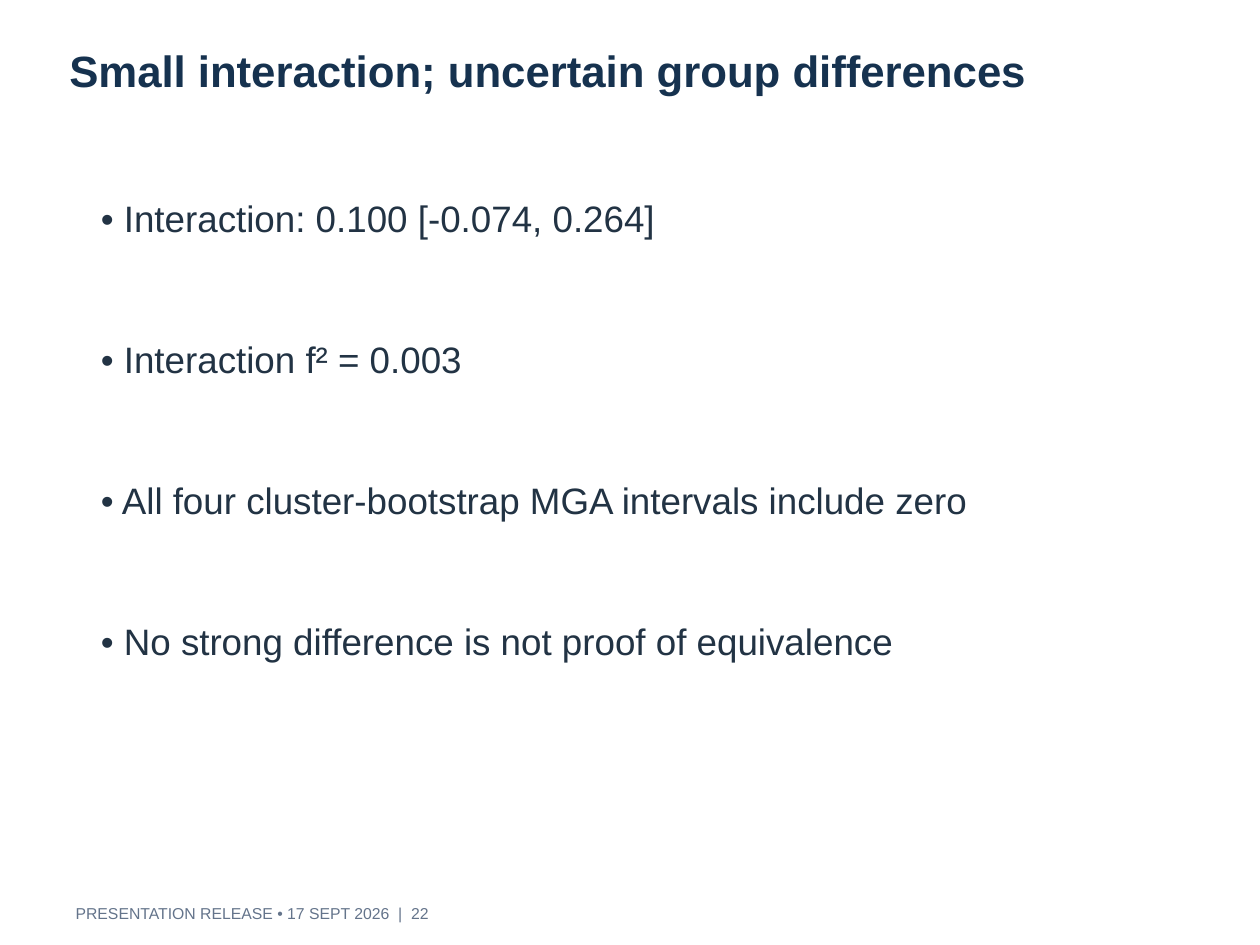
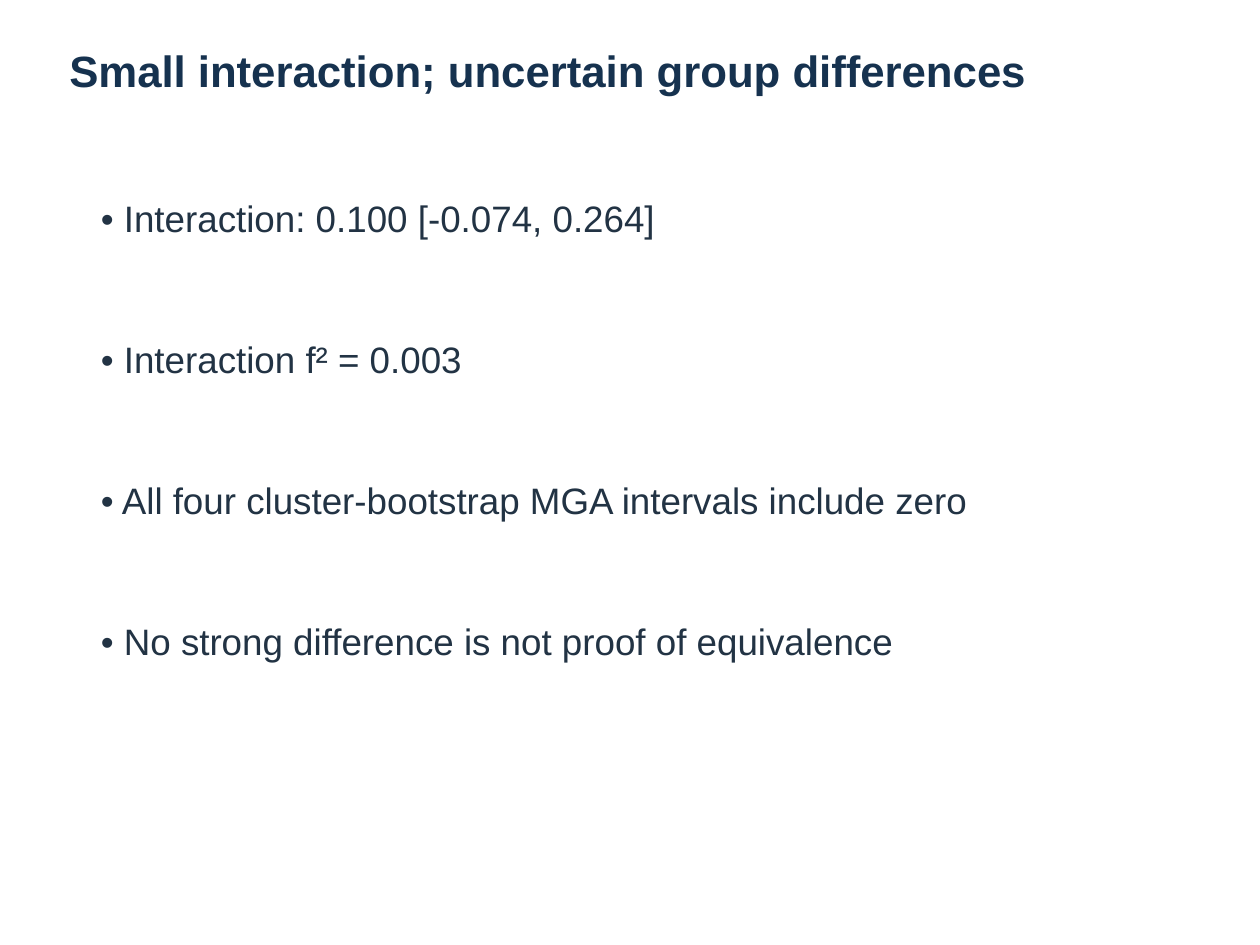
Before and after one commit to DucAnhValentinoNguyen/Wildboar-Compensation-on-Tolerance, a slide deck: slide 22 of results/fresh/presentation/Wildboar_Consulting_Presentation.pptx. Drawn at 1260x945 pixels with LibreOffice and Linux fonts; fonts in the diff are those of the drawing. Boxes give left, top, right and bottom in pixels: in the first picture for what was removed or moved away, otherwise in the second. Text is boxed around its words. In the diff, an @@ line names an element or a change of style, - is before the commit and + after.

```diff
--- a/results/fresh/presentation/Wildboar_Consulting_Presentation.pptx
+++ b/results/fresh/presentation/Wildboar_Consulting_Presentation.pptx
@@ text removed at [76, 908, 429, 919] @@
-PRESENTATION RELEASE • 17 SEPT 2026 | 22
```
Also in this commit, not shown: 38 other slides changed, 5 other files.
